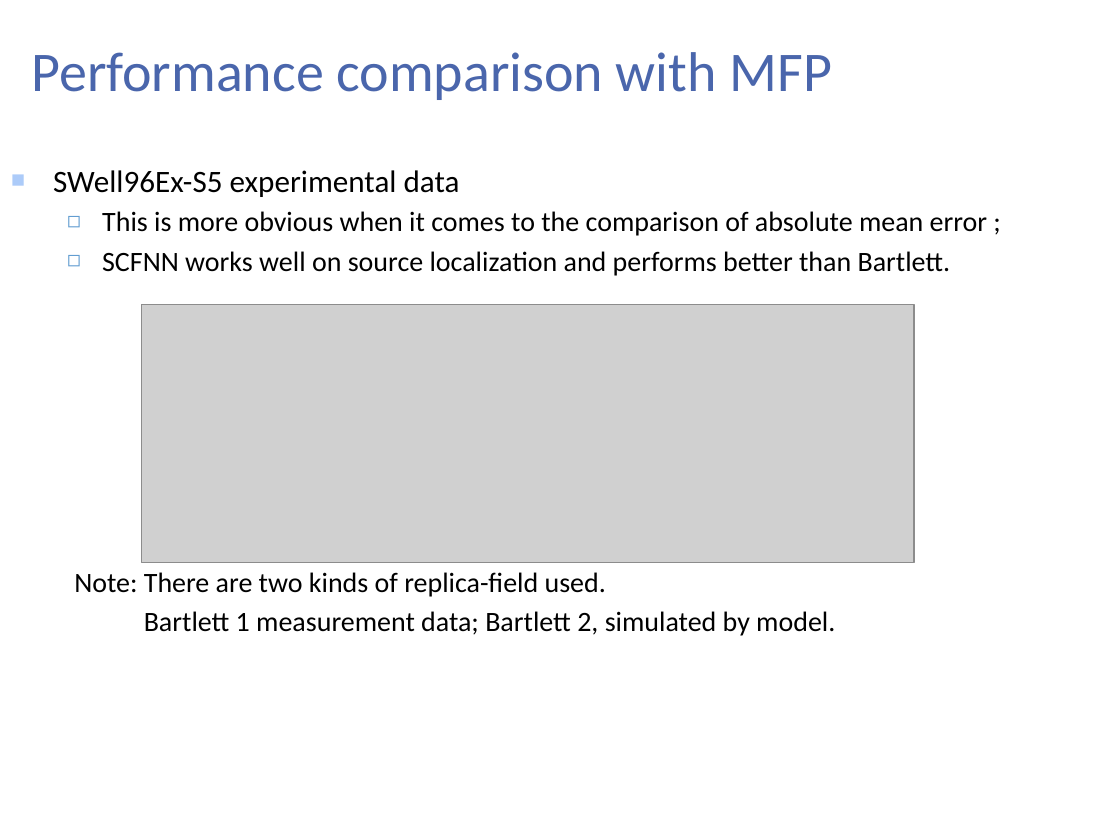
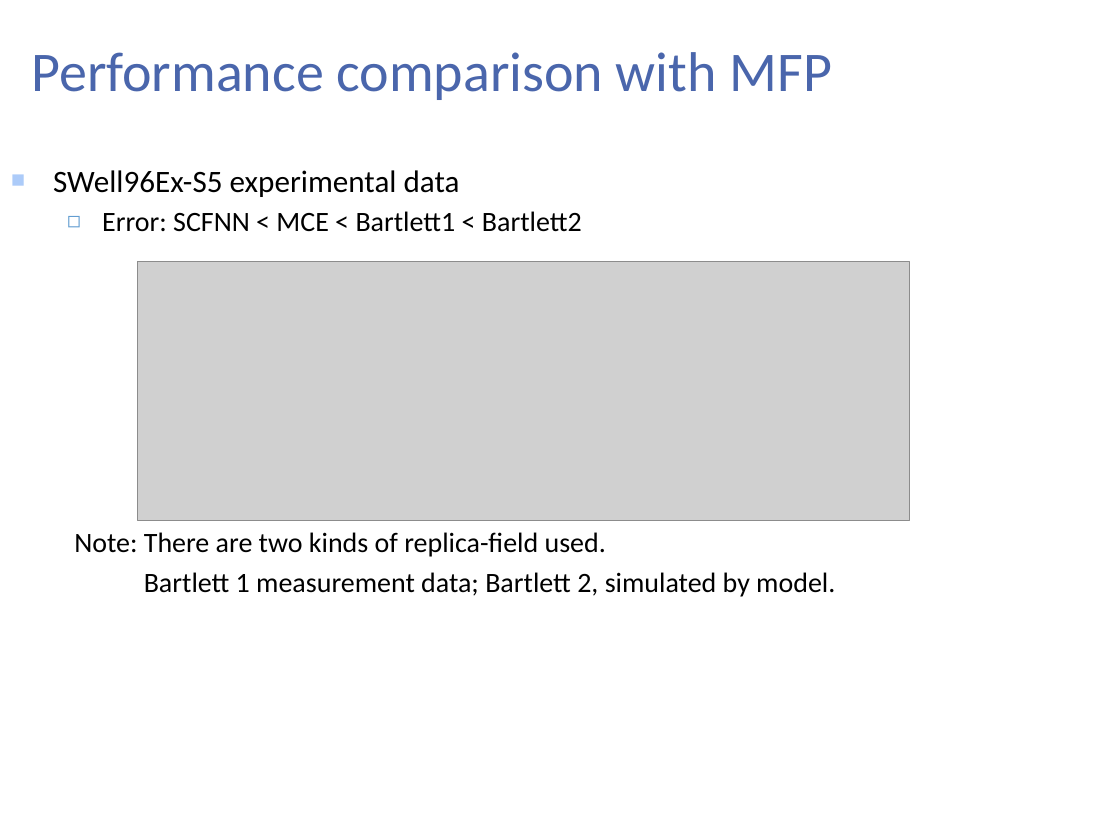
Before and after one commit to shouguicai/SCFNN, a slide deck: slide 9 of Oral Presentation/wuwnet17_v1.pptx. Drawn at 1120x840 pixels with LibreOffice and Linux fonts; fonts in the diff are those of the drawing; grey boxes stand for pictures; background and template pictures are left out. Boxes give left, top, right and bottom in pixels: in the first picture for what was removed or moved away, otherwise in the second. Text is boxed around its words. In the diff, an @@ line names an element or a change of style, - is before the commit and + after.

```diff
--- a/Oral Presentation/wuwnet17_v1.pptx
+++ b/Oral Presentation/wuwnet17_v1.pptx
@@ text at (102, 211, 582, 232): text changed @@
-  ◻ This is more obvious when it comes to the comparison of absolute mean error ;
-  ◻ SCFNN works well on source localization and performs better than Bartlett.
+  ◻ Error: SCFNN < MCE < Bartlett1 < Bartlett2
@@ picture: place and size @@
-picture at (141, 305, 914, 563)
+picture at (137, 262, 909, 521)
```
Also in this commit, not shown: 2 other slides changed.
